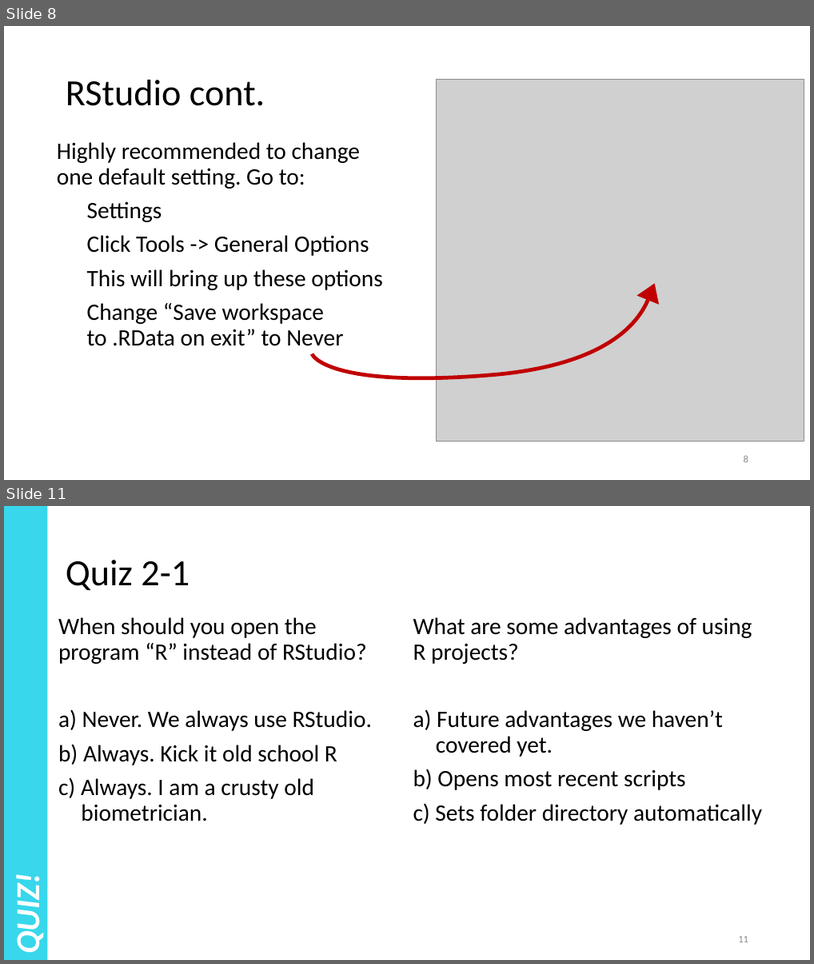
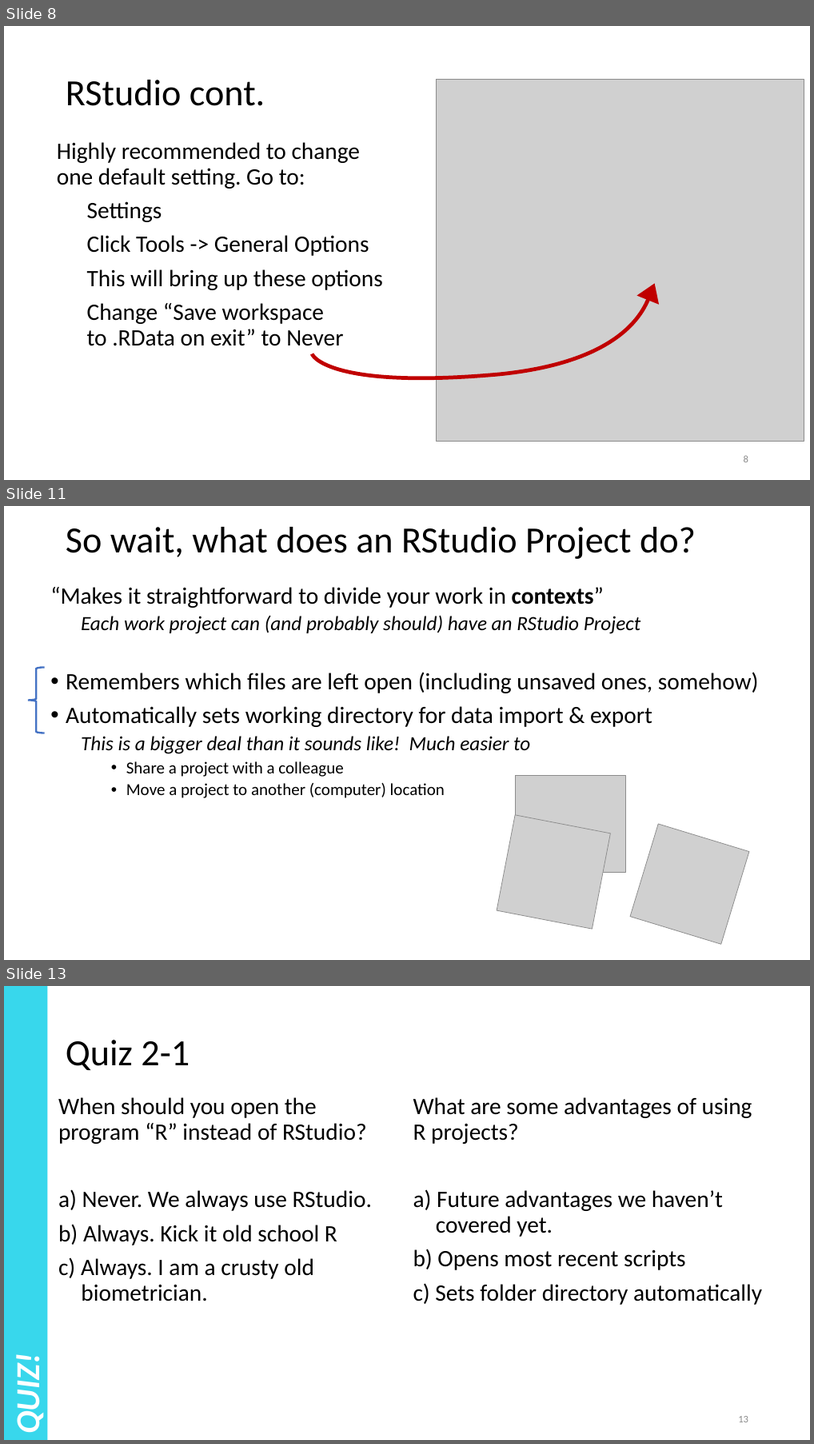
Before and after one commit to ADFG-DSF/ADFG_R_Intro_Workshop_2025, a slide deck: presentations/2 - About R and RStudio.pptx. Shown one above the other, each under a label of ours: slides 8 and 11 before the commit, slides 8, 11 and 13 after it; the slides between them are not shown. The pictures are 814x964 and 814x1444 pixels, drawn with LibreOffice and Linux fonts; fonts in the diff are those of the drawing; grey boxes stand for pictures. Boxes give left, top, right and bottom in pixels: in the first picture for what was removed or moved away, otherwise in the second. Text is boxed around its words. In the diff, an @@ line names an element or a change of style, - is before the commit and + after.

```diff
--- a/presentations/2 - About R and RStudio.pptx
+++ b/presentations/2 - About R and RStudio.pptx
@@ slide 11 added at [4, 506, 810, 960], background #FFFFFF @@
@@ title added at [66, 527, 696, 559], 44 pt, text #000000 @@
+So wait, what does an RStudio Project do?
@@ text added at [50, 587, 759, 798], 28 pt, text #000000 @@
+“Makes it straightforward to divide your work in contexts”
+  Each work project can (and probably should) have an RStudio Project
+• Remembers which files are left open (including unsaved ones, somehow)
+• Automatically sets working directory for data import & export
+  This is a bigger deal than it sounds like! Much easier to
+    • Share a project with a colleague
+    • Move a project to another (computer) location
@@ left brace added at [27, 667, 45, 733], outline #4472C4 2.25 pt @@
@@ picture added at [516, 776, 626, 872] @@
@@ picture added at [497, 815, 611, 928] @@
@@ picture added at [631, 824, 750, 944] @@
@@ what was slide 11 is now slide 13 @@
@@ page number at [738, 1416, 749, 1422]: text changed @@
-11
+13
```
Also in this commit, not shown: 4 slides changed, 1 other slide added, 1 other file.
